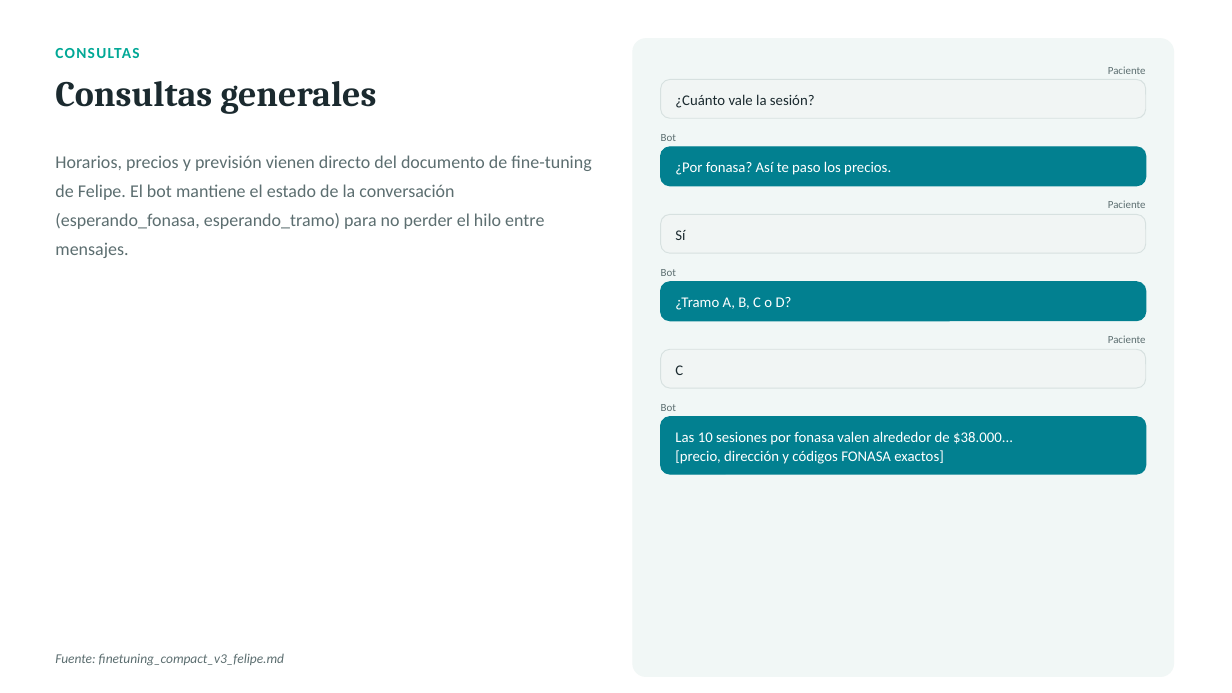
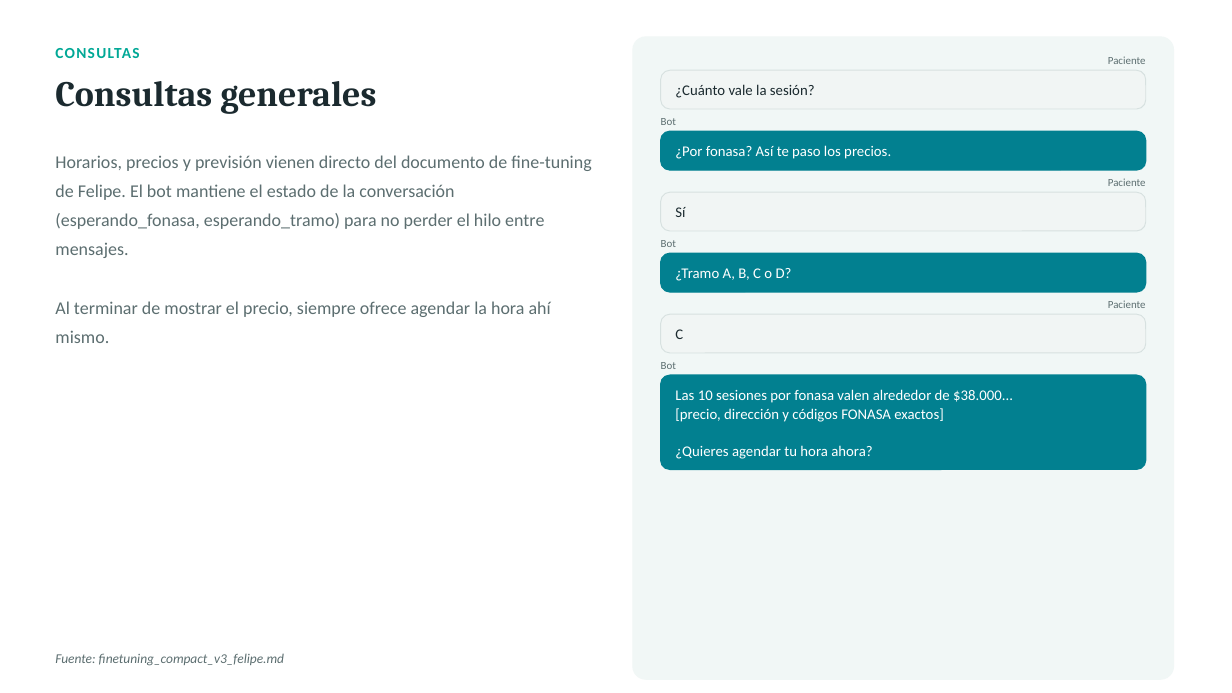
Before and after one commit to rjrodriguezh/meta-ai-agent, a slide deck: slide 8 of docs/flujos_bot_kinesiologia.pptx (slide 7 before the commit). Drawn at 1232x693 pixels with LibreOffice and Linux fonts; fonts in the diff are those of the drawing. Boxes give left, top, right and bottom in pixels: in the first picture for what was removed or moved away, otherwise in the second. Text is boxed around its words. In the diff, an @@ line names an element or a change of style, - is before the commit and + after.

```diff
--- a/docs/flujos_bot_kinesiologia.pptx
+++ b/docs/flujos_bot_kinesiologia.pptx
@@ 2 texts, 1 rounded rectangle: place and size @@
-2 texts, 1 rounded rectangle at <box>661,66,1146,118</box>
+2 texts, 1 rounded rectangle at <box>661,56,1146,109</box>
@@ 2 texts, 1 rounded rectangle: place and size @@
-2 texts, 1 rounded rectangle at <box>661,134,1146,186</box>
+2 texts, 1 rounded rectangle at <box>661,118,1146,170</box>
@@ 2 texts, 1 rounded rectangle: place and size @@
-2 texts, 1 rounded rectangle at <box>661,200,1146,253</box>
+2 texts, 1 rounded rectangle at <box>661,178,1146,231</box>
@@ 2 texts, 1 rounded rectangle: place and size @@
-2 texts, 1 rounded rectangle at <box>661,269,1146,321</box>
+2 texts, 1 rounded rectangle at <box>661,240,1146,292</box>
@@ text at <box>55,301,551,343</box>: paragraph added @@
+Al terminar de mostrar el precio, siempre ofrece agendar la hora ahí mismo.
@@ 2 texts, 1 rounded rectangle: place and size @@
-2 texts, 1 rounded rectangle at <box>661,335,1146,388</box>
+2 texts, 1 rounded rectangle at <box>661,300,1146,353</box>
@@ text "Bot": place and size @@
-text "Bot" at <box>661,404,676,411</box>
+text "Bot" at <box>661,362,676,369</box>
@@ rounded rectangle: place and size @@
-rounded rectangle at <box>661,417,1146,474</box>
+rounded rectangle at <box>661,375,1146,470</box>
@@ rounded rectangle at <box>661,375,1146,470</box>: proportions changed @@
@@ text "Las 10 sesiones por fonasa ...": place and size @@
-text "Las 10 sesiones por fonasa ..." at <box>675,431,1013,464</box>
+text "Las 10 sesiones por fonasa ..." at <box>675,389,1013,459</box>
@@ text at <box>675,445,872,459</box>: paragraph added @@
+¿Quieres agendar tu hora ahora?
```
Also in this commit, not shown: 5 other slides changed, 1 slide added, 4 other files.
